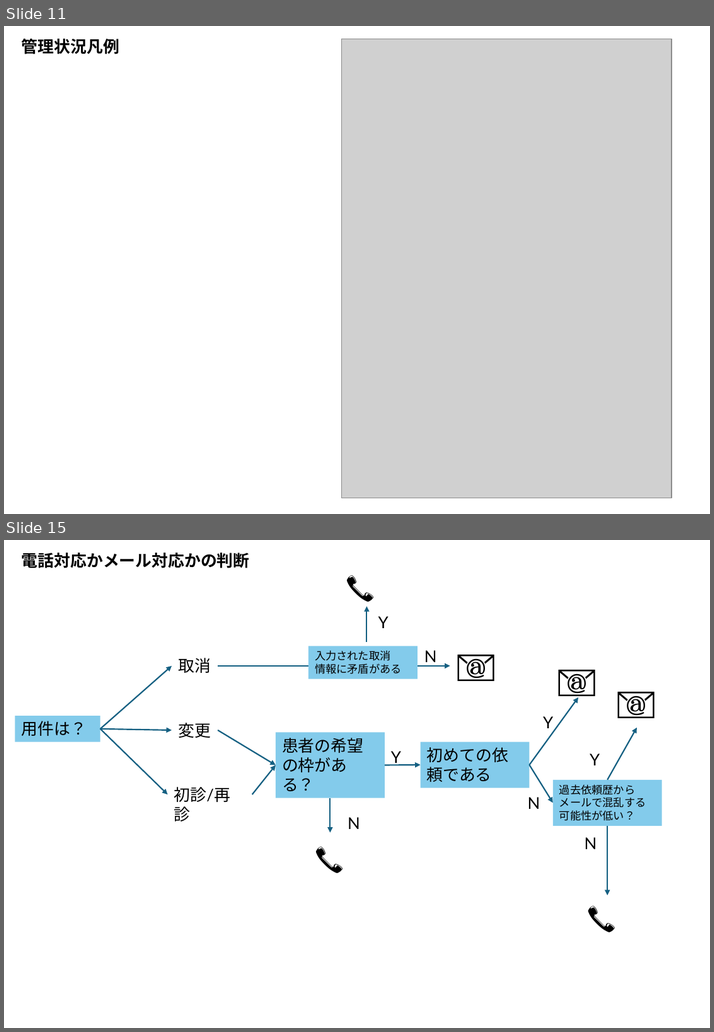
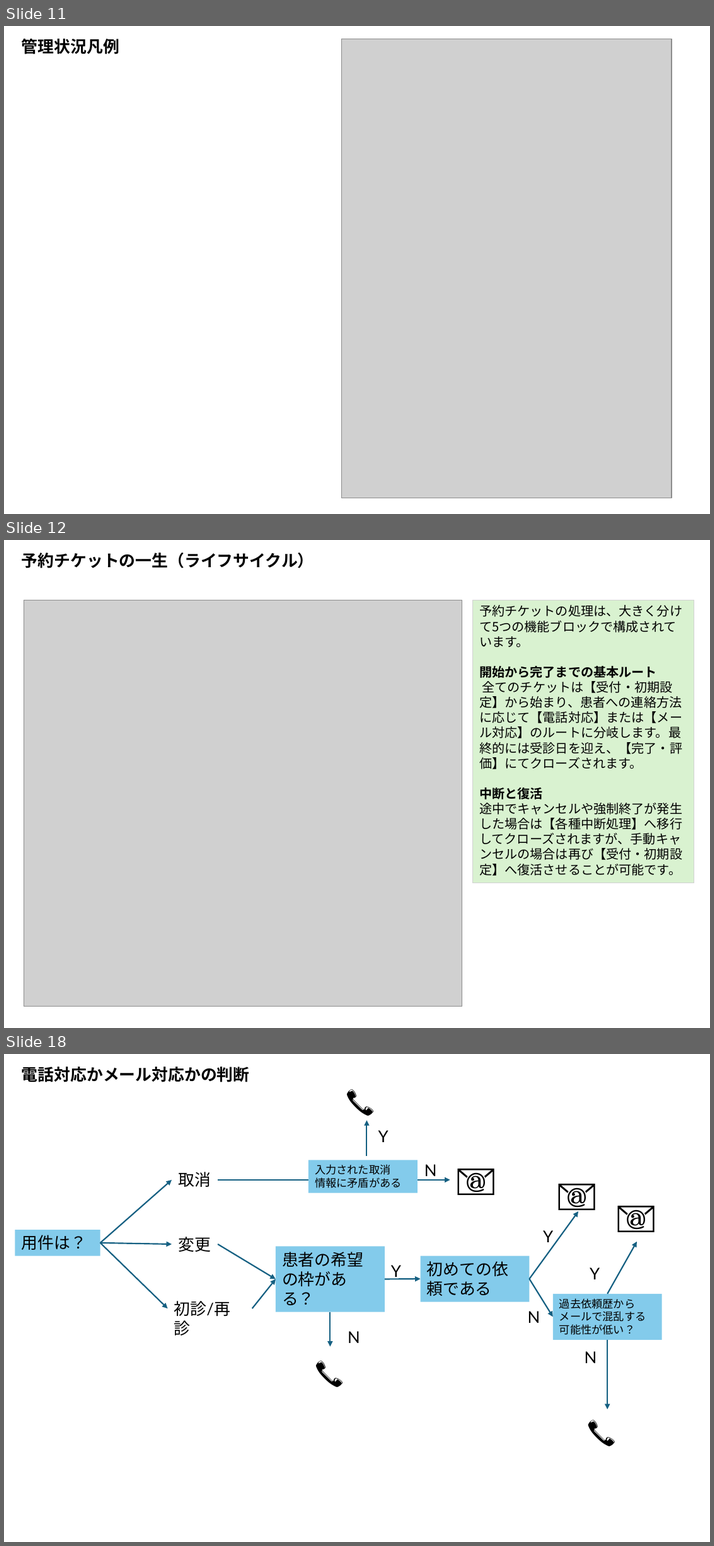
Before and after one commit to MishimaAkifumi-Private/FureaiGp-GairaiYoyakuSystem, a slide deck: Manual/UsersGuide.pptx. Shown one above the other, each under a label of ours: slides 11 and 15 before the commit, slides 11, 12 and 18 after it; the slides between them are not shown. The pictures are 714x1032 and 714x1546 pixels, drawn with LibreOffice and Linux fonts; fonts in the diff are those of the drawing; grey boxes stand for pictures. Boxes give left, top, right and bottom in pixels: in the first picture for what was removed or moved away, otherwise in the second. Text is boxed around its words. In the diff, an @@ line names an element or a change of style, - is before the commit and + after.

```diff
--- a/Manual/UsersGuide.pptx
+++ b/Manual/UsersGuide.pptx
@@ slide 12 added at [4,540,710,1028], background #FFFFFF @@
@@ title added at [22,553,314,568], 18 pt, text #000000, bold @@
+予約チケットの一生（ライフサイクル）
@@ picture added at [24,600,462,1007] @@
@@ rectangle added at [473,600,694,883], fill #D9F2D0, outline #D1D1D1 0.75 pt, 14 pt, text #000000 @@
+予約チケットの処理は、大きく分けて5つの機能ブロックで構成されています。
+開始から完了までの基本ルート
+全てのチケットは【受付・初期設定】から始まり、患者への連絡方法に応じて【電話対応】または【メール対応】のルートに分岐します。最終的には受診日を迎え、【完了・評価】にてクローズされます。
+中断と復活
+途中でキャンセルや強制終了が発生した場合は【各種中断処理】へ移行してクローズされますが、手動キャンセルの場合は再び【受付・初期設定】へ復活させることが可能です。
@@ what was slide 15 is now slide 18 @@
```
Also in this commit, not shown: 1 slide changed, 6 other slides added, 2 other files.
